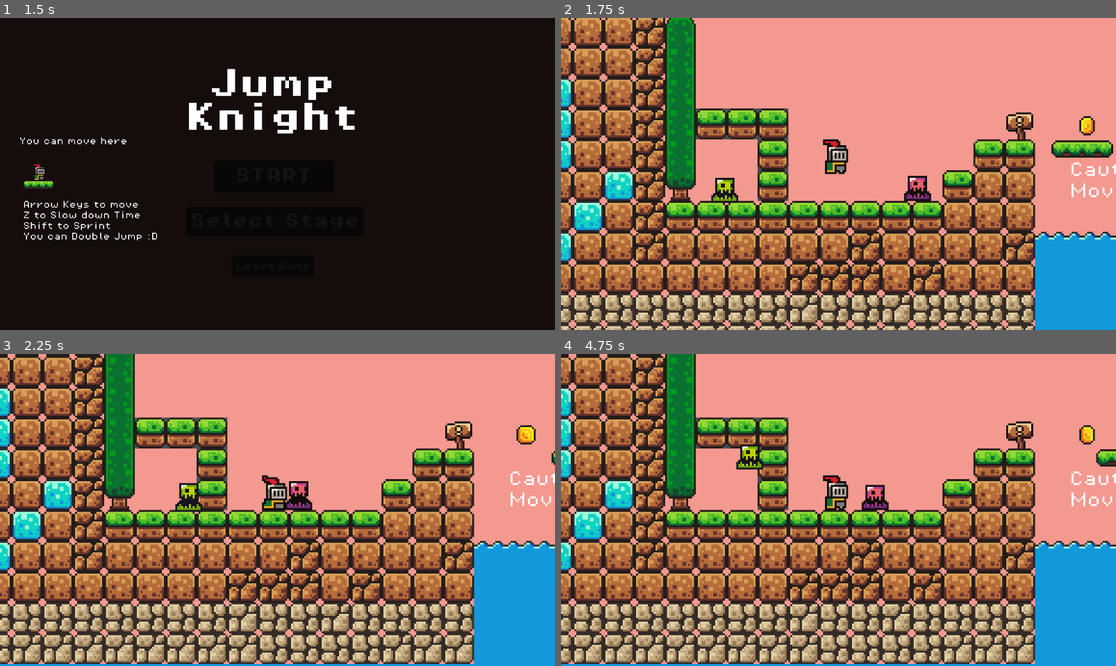
Above: before the commit, frames 1-4 (two rows, left to right).
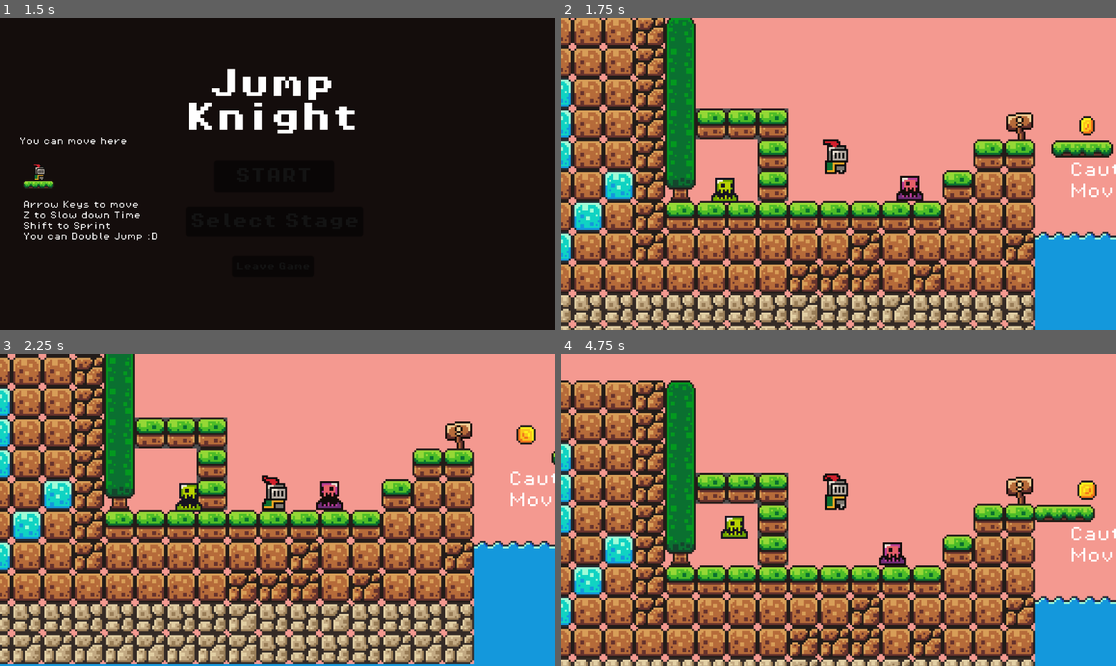
Above: after the commit, the same moments.

Repository: johnmickhael14/Game
Game: Godot game, scene res://scenes/main_menu.tscn
Same seed, same stepped clock (60 frames per second), same inputs: the game is played once before the commit and once after it.
Inputs:
- Up to frame 1 (1.5 s): click "START" at 0.5 s; click "START" at 1.25 s
- Up to frame 2 (1.75 s): no input
- Up to frame 3 (2.25 s): hold D (right) from 2.03 s (still down); hold Shift (sprint) from 2.03 s (still down)
- Up to frame 4 (4.75 s): tap W (jump) at 2.27, 3.02, 4.52 s; release Shift (sprint) at 2.78 s; tap Z (ui.slow) at 2.85, 4.35 s; release D (right) at 3.53 s; hold A (left) 3.53-4.28 s; hold Shift (sprint) 3.53-4.28 s; hold D (right) from 4.28 s (still down)

Frame 1 is identical in both runs. In frame 2, 0.3% of the frame differs, in the area x 60-67%, y 50-59%; in frame 3, 0.7%; in frame 4, 58%, in the area x 0-100%, y 0-100%.

Commit message:
Enemy
Added Enemy and a flag sprite

Diff:
--- /dev/null
+++ b/node_2d.gd
@@ -0,0 +1,11 @@
+extends Node2D
+
+
+# Called when the node enters the scene tree for the first time.
+func _ready() -> void:
+	pass # Replace with function body.
+
+
+# Called every frame. 'delta' is the elapsed time since the previous frame.
+func _process(delta: float) -> void:
+	pass
--- /dev/null
+++ b/scenes/ending.tscn
@@ -0,0 +1,7 @@
+[gd_scene format=3 uid="uid://bywctj48o6s1x"]
+
+[node name="Ending" type="Node2D" unique_id=284488137]
+
+[node name="Camera2D" type="Camera2D" parent="." unique_id=268714940]
+position = Vector2(1, 0)
+zoom = Vector2(4, 4)
--- a/scenes/enemy.tscn
+++ b/scenes/enemy.tscn
@@ -1,6 +1,6 @@
 [gd_scene format=3 uid="uid://cqncnstm6of45"]
 
-[ext_resource type="Script" uid="uid://brt4ro7juhuhj" path="res://scenes/enemy.gd" id="1_4ra3w"]
+[ext_resource type="Script" uid="uid://brt4ro7juhuhj" path="res://scripts/enemy.gd" id="1_4ra3w"]
 [ext_resource type="Texture2D" uid="uid://ltp3mi5mne12" path="res://assets/sprites/slime_purple.png" id="1_md0e3"]
 [ext_resource type="PackedScene" uid="uid://dbdhwbvqvm5k7" path="res://scenes/killzone.tscn" id="2_4ra3w"]
 
--- a/scenes/game.tscn
+++ b/scenes/game.tscn
@@ -249,6 +249,7 @@
 theme_override_fonts/font = ExtResource("8_gee14")
 theme_override_font_sizes/font_size = 8
 text = "Total Coins Collected:"
+metadata/_edit_use_anchors_ = true
 
 [node name="TileMap" type="TileMap" parent="." unique_id=992420772]
 position = Vector2(0, -31)
@@ -431,4 +432,4 @@
 horizontal_alignment = 1
 
 [node name="enemy" parent="." unique_id=1607635953 instance=ExtResource("11_kvpfn")]
-position = Vector2(-12, -11)
+position = Vector2(-28, -11)
--- a/scenes/enemy.gd
+++ b/scripts/enemy.gd
@@ -1,4 +1,5 @@
 extends Node2D
+@onready var animated_sprite_2d: AnimatedSprite2D = $AnimatedSprite2D
 
 const SPEED=60
 # Called when the node enters the scene tree for the first time.
@@ -13,6 +14,8 @@
 func _process(delta: float) -> void:
 	if ray_left.is_colliding():
 		direction=1
+		animated_sprite_2d.flip_h=false
 	if ray_right.is_colliding():
 		direction=-1
+		animated_sprite_2d.flip_h=true
 	position.x+=direction*SPEED*delta
Binary file added: assets/sprites/flag animation.png
Not shown, added: assets/sprites/flag animation.png.import
Not shown, added: node_2d.gd.uid
Not shown: 2 places in scenes/game.tscn that only renumber resources
Renamed: scenes/enemy.gd.uid -> scripts/enemy.gd.uid
